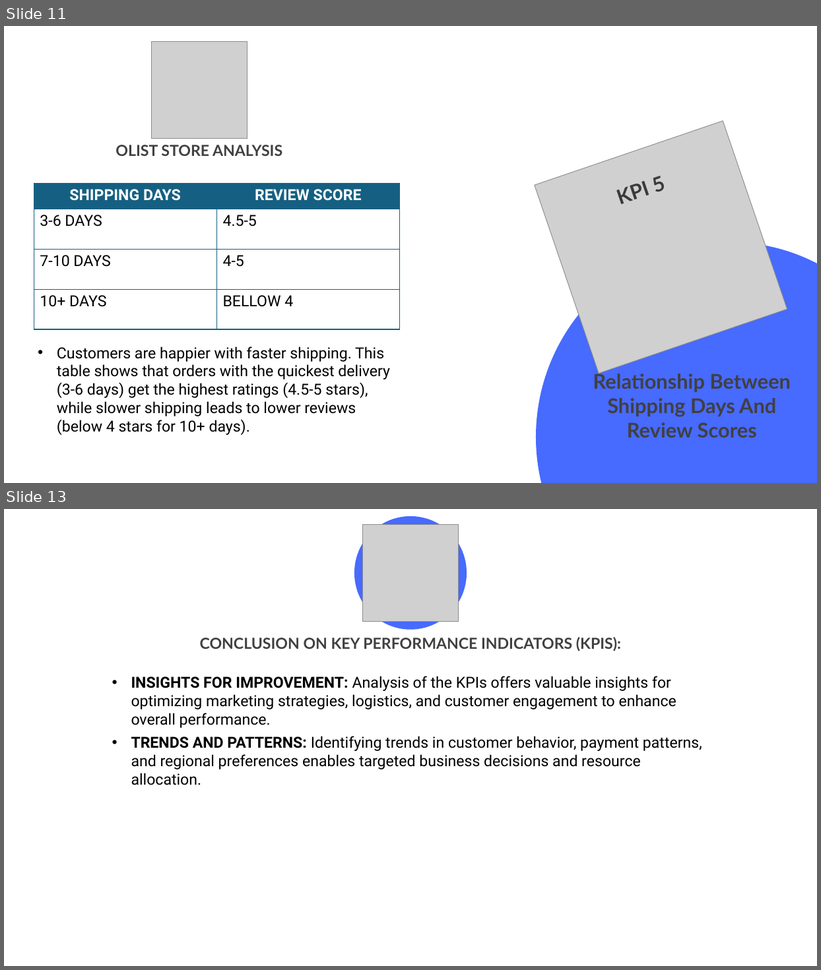
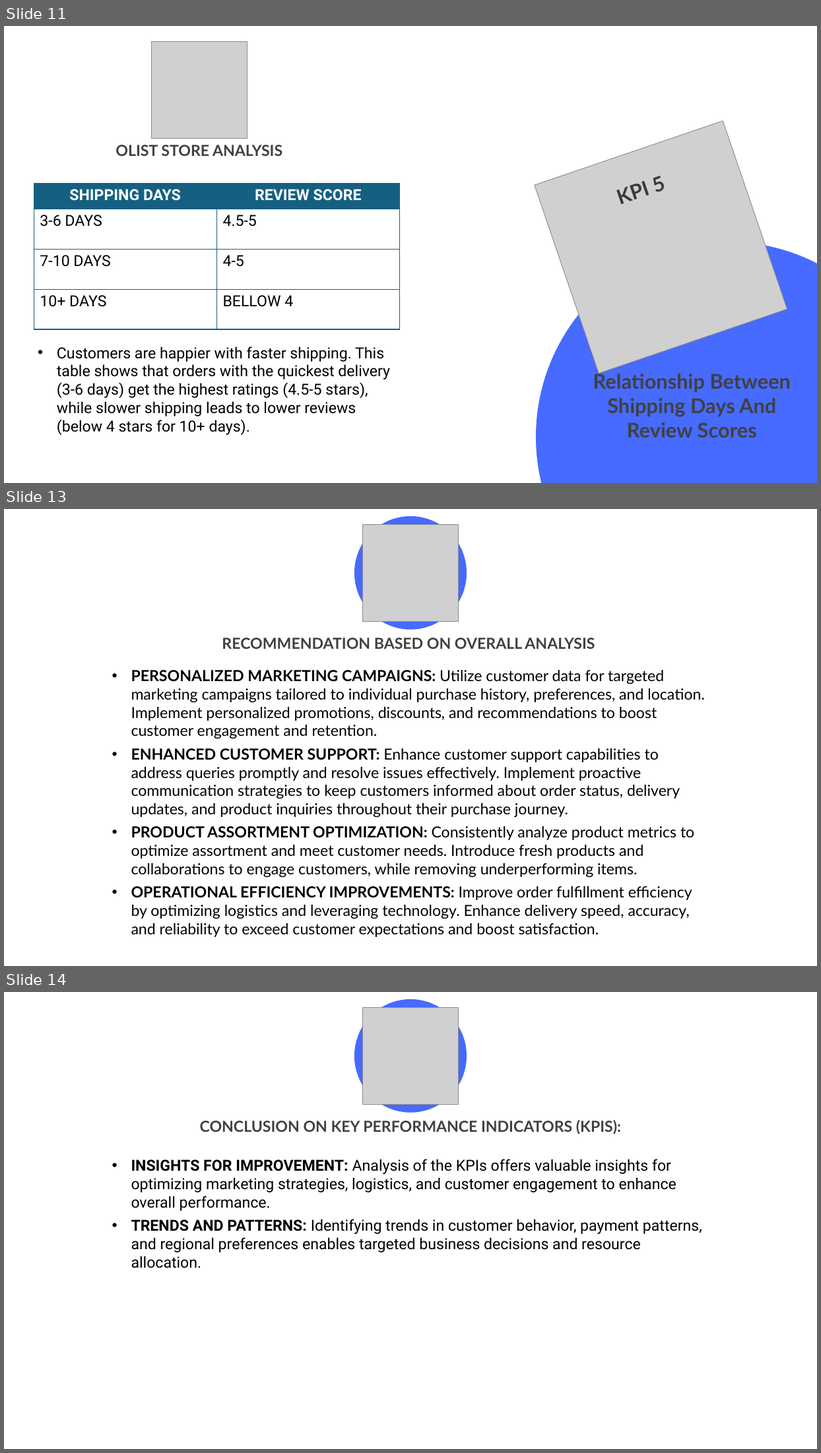
Before and after one commit to piiyuush/E-Commerce--Olist-Store-Analysis, a slide deck: OLIST STORE ANALYSIS PIYUSH PRADHAN PPT.pptx. Shown one above the other, each under a label of ours: slides 11 and 13 before the commit, slides 11, 13 and 14 after it; the slides between them are not shown. The pictures are 821x970 and 821x1453 pixels, drawn with LibreOffice and Linux fonts; fonts in the diff are those of the drawing; grey boxes stand for pictures; background and template pictures are left out. Boxes give left, top, right and bottom in pixels: in the first picture for what was removed or moved away, otherwise in the second. Text is boxed around its words. In the diff, an @@ line names an element or a change of style, - is before the commit and + after.

```diff
--- a/OLIST STORE ANALYSIS PIYUSH PRADHAN PPT.pptx
+++ b/OLIST STORE ANALYSIS PIYUSH PRADHAN PPT.pptx
@@ slide 13 added at [4, 509, 817, 966], background picture (left out) @@
@@ ellipse added at [354, 516, 467, 630], fill #476AFF @@
@@ picture added at [362, 524, 459, 621] @@
@@ text added at [222, 638, 595, 649], 18 pt, text #404040, bold @@
+RECOMMENDATION BASED ON OVERALL ANALYSIS
@@ text added at [131, 670, 705, 937], 18 pt, text #000000 @@
+• PERSONALIZED MARKETING CAMPAIGNS: Utilize customer data for targeted marketing campaigns tailored to individual purchase history, preferences, and location. Implement personalized promotions, discounts, and recommendations to boost customer engagement and retention.
+• ENHANCED CUSTOMER SUPPORT: Enhance customer support capabilities to address queries promptly and resolve issues effectively. Implement proactive communication strategies to keep customers informed about order status, delivery updates, and product inquiries throughout their purchase journey.
+• PRODUCT ASSORTMENT OPTIMIZATION: Consistently analyze product metrics to optimize assortment and meet customer needs. Introduce fresh products and collaborations to engage customers, while removing underperforming items.
+• OPERATIONAL EFFICIENCY IMPROVEMENTS: Improve order fulfillment efficiency by optimizing logistics and leveraging technology. Enhance delivery speed, accuracy, and reliability to exceed customer expectations and boost satisfaction.
@@ what was slide 13 is now slide 14 @@
```
Also in this commit, not shown: 6 slides changed, 3 other files.
